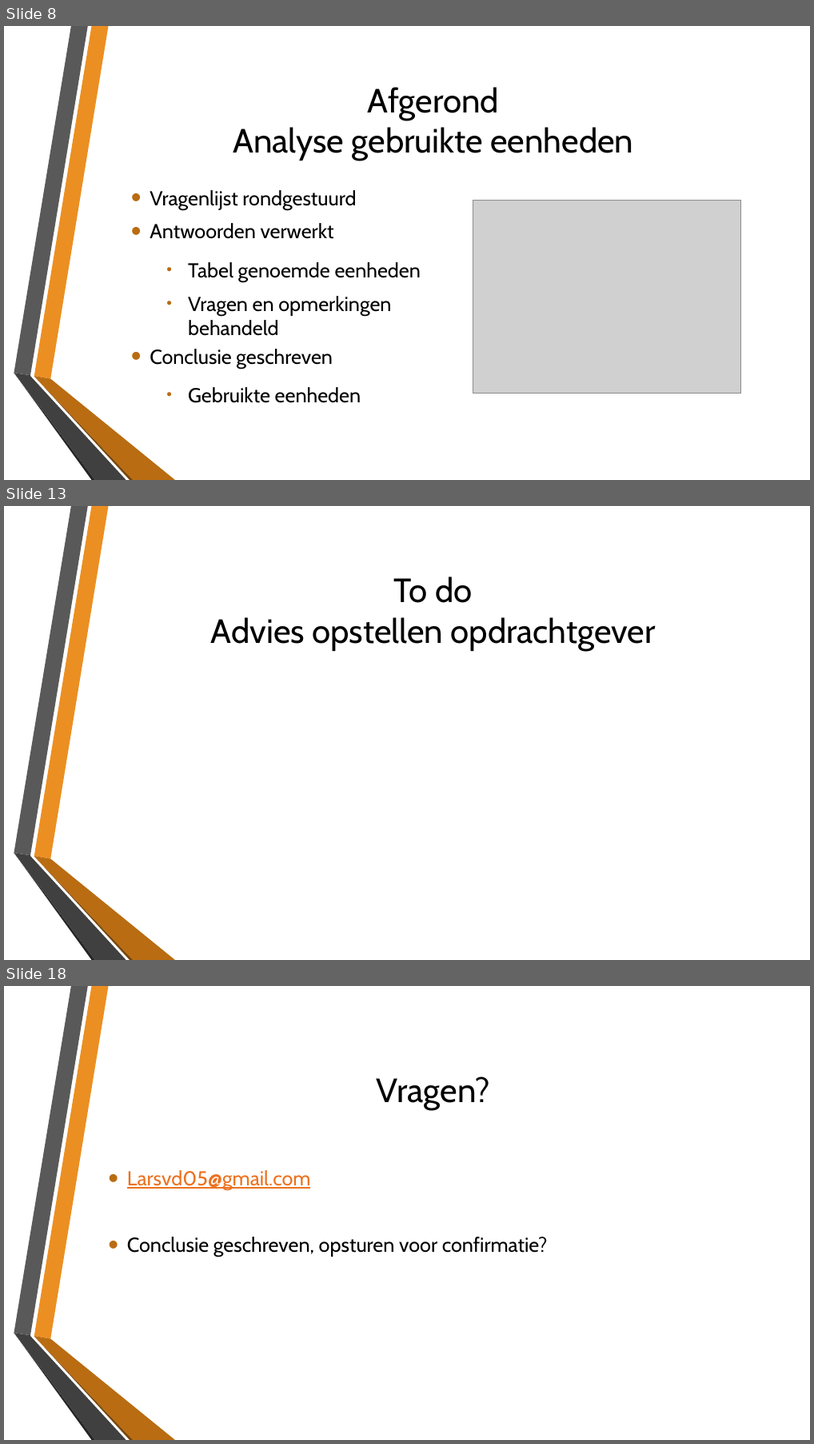
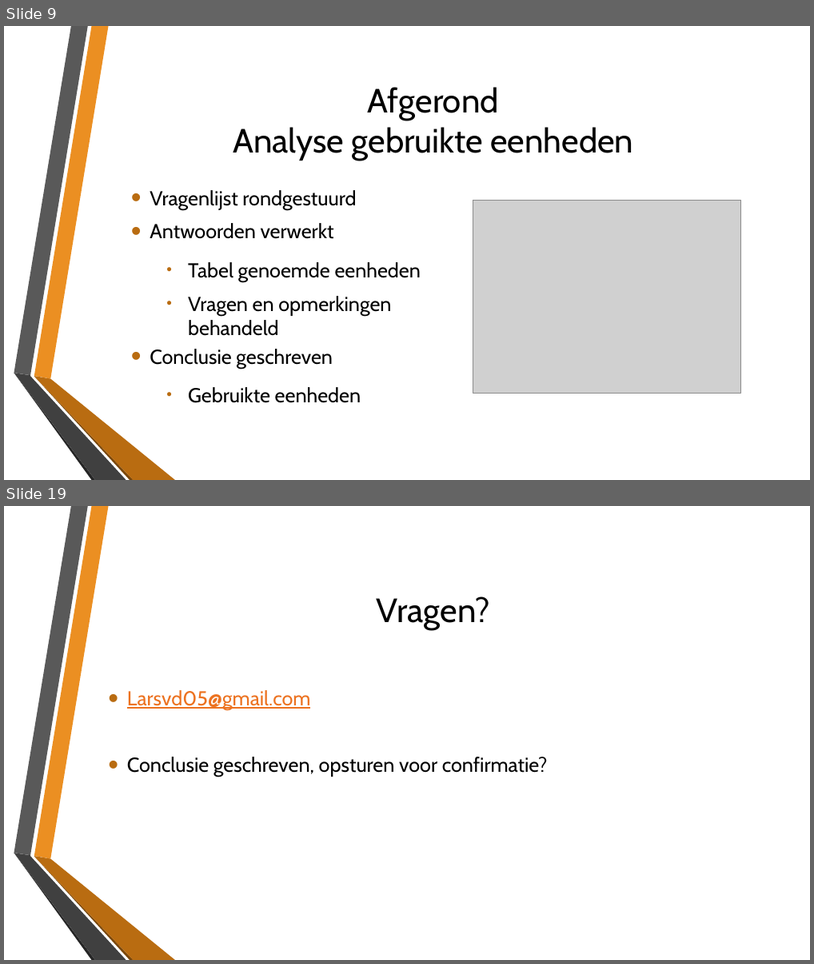
Before and after one commit to LarsSchool/school_repo, a slide deck: Stage Inspiro/Stagedocumenten/Eindpresentatie.pptx. Shown one above the other, each under a label of ours: slides 8, 13 and 18 before the commit, slides 9 and 19 after it; the slides between them are not shown. The pictures are 814x1444 and 814x964 pixels, drawn with LibreOffice and Linux fonts; fonts in the diff are those of the drawing; grey boxes stand for pictures; background and template pictures are left out. Boxes give left, top, right and bottom in pixels: in the first picture for what was removed or moved away, otherwise in the second. Text is boxed around its words. In the diff, an @@ line names an element or a change of style, - is before the commit and + after.

```diff
--- a/Stage Inspiro/Stagedocumenten/Eindpresentatie.pptx
+++ b/Stage Inspiro/Stagedocumenten/Eindpresentatie.pptx
@@ slide 13 removed at <box>4,506,810,960</box>, background picture (left out); not listed: 6 template elements that a slide beside it also shows @@
@@ title removed at <box>211,576,656,651</box> @@
-To do
-Advies opstellen opdrachtgever
@@ what was slide 8 is now slide 9 @@
@@ what was slide 18 is now slide 19 @@
```
Also in this commit, not shown: 12 slides changed, 4 slides added, 2 other slides removed, 4 other files.
